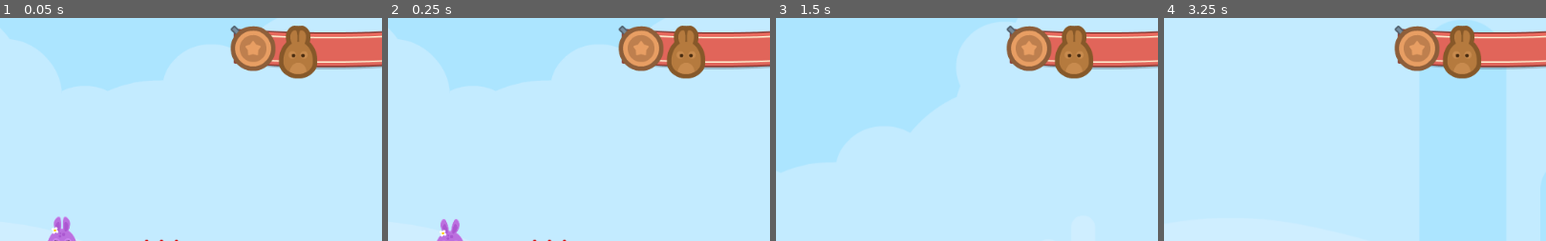
Above: before the commit, frames 1-4 (left to right).
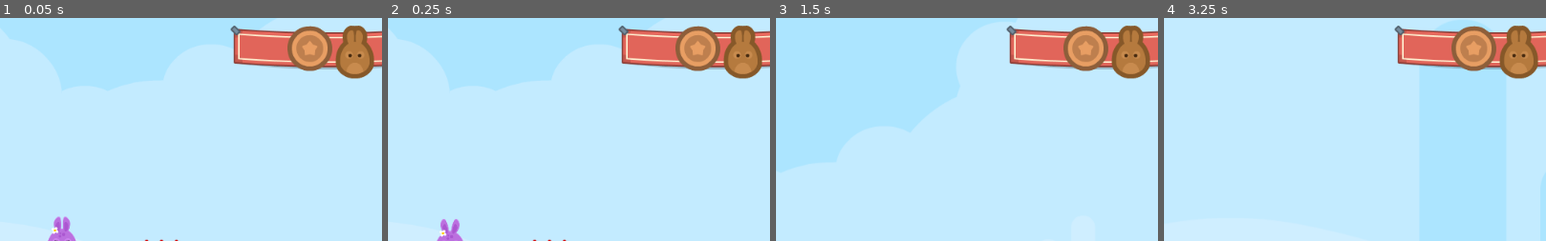
Above: after the commit, the same moments.

Repository: KennedyMungai/SimplePlatformer
Game: Godot game, scene res://Scenes/Levels/Level1.tscn
The game is run twice, just before and just after one commit, with the same random seed, the same clock (stepped at 60 frames per second) and the same inputs.
Inputs:
- Up to frame 1 (0.05 s): no input
- Up to frame 2 (0.25 s): no input
- Up to frame 3 (1.5 s): hold D (right) from 0.53 s (still down); tap W (jump) at 0.77 s
- Up to frame 4 (3.25 s): tap W (jump) at 1.52, 3.02 s; release D (right) at 2.03 s; hold A (left) 2.03-2.78 s; hold D (right) from 2.78 s (still down)
The pictures show only the part of the screen within x 42-92%, y 1-51%; the shares and areas given below are measured in that part.

The runs differ from the first frame. In frame 1, 6.0% of the frame differs, in the area x 60-98%, y 3-28%; in frame 2, 6.0%; in frame 3, 6.0%; in frame 4, 6.0%.

Commit message:
Moved the icons up by -18

Diff:
--- a/Scenes/GUI.tscn
+++ b/Scenes/GUI.tscn
@@ -22,14 +22,18 @@
 [node name="HBoxContainer" type="HBoxContainer" parent="Control/TextureRect"]
 anchor_right = 1.0
 anchor_bottom = 1.0
+alignment = 1
 
 [node name="CoinIcon" type="TextureRect" parent="Control/TextureRect/HBoxContainer"]
-margin_right = 60.0
-margin_bottom = 71.0
+margin_left = 76.0
+margin_top = -18.0
+margin_right = 136.0
+margin_bottom = 53.0
 texture = ExtResource( 2 )
 
 [node name="LivesIcon" type="TextureRect" parent="Control/TextureRect/HBoxContainer"]
-margin_left = 64.0
-margin_right = 116.0
-margin_bottom = 71.0
+margin_left = 140.0
+margin_top = -18.0
+margin_right = 192.0
+margin_bottom = 53.0
 texture = ExtResource( 3 )
